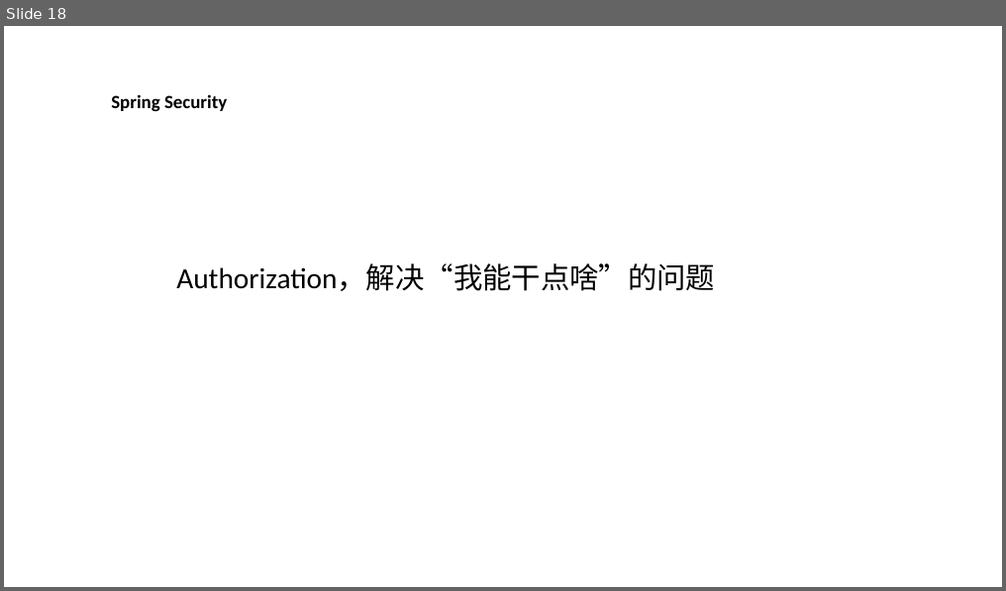
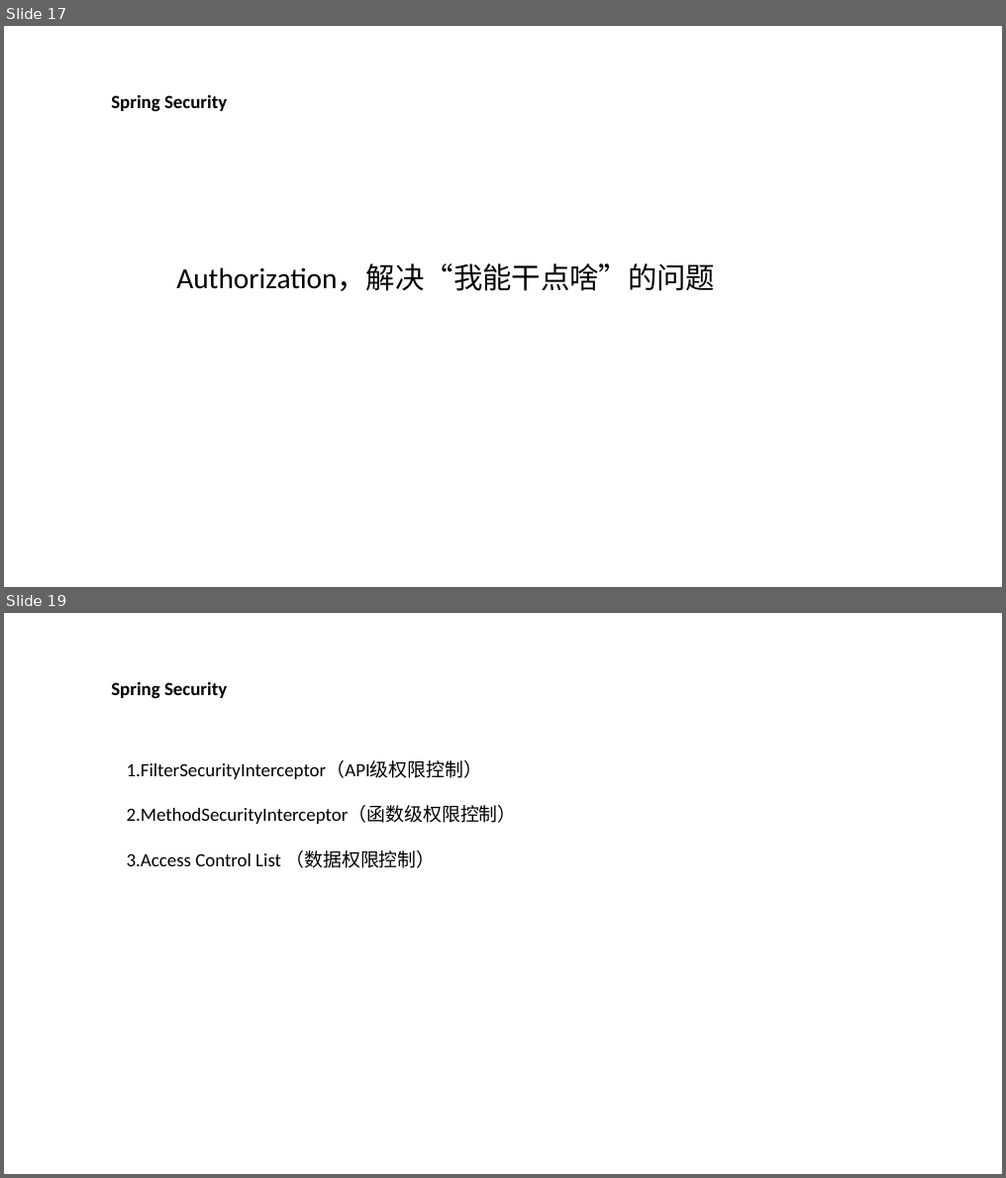
Before and after one commit to plumnx/DIALY, a slide deck: 2020-7-13-----Spring Security Report/Spring Security.pptx. Shown one above the other, each under a label of ours: slide 18 before the commit, slides 17 and 19 after it; the slides between them are not shown. The pictures are 1006x591 and 1006x1178 pixels, drawn with LibreOffice and Linux fonts; fonts in the diff are those of the drawing. Boxes give left, top, right and bottom in pixels: in the first picture for what was removed or moved away, otherwise in the second. Text is boxed around its words. In the diff, an @@ line names an element or a change of style, - is before the commit and + after.

```diff
--- a/2020-7-13-----Spring Security Report/Spring Security.pptx
+++ b/2020-7-13-----Spring Security Report/Spring Security.pptx
@@ slide 19 added at (x1=4, y1=613, x2=1002, y2=1174), background #FFFFFF @@
@@ text added at (x1=111, y1=681, x2=227, y2=699), 18 pt, text #000000, bold @@
+Spring Security
@@ text added at (x1=127, y1=761, x2=517, y2=868), 18 pt, text #000000 @@
+1.FilterSecurityInterceptor（API级权限控制）
+2.MethodSecurityInterceptor（函数级权限控制）
+3.Access Control List （数据权限控制）
@@ what was slide 18 is now slide 17 @@
```
Also in this commit, not shown: 2 slides changed, 3 other slides added, 1 slide removed.
